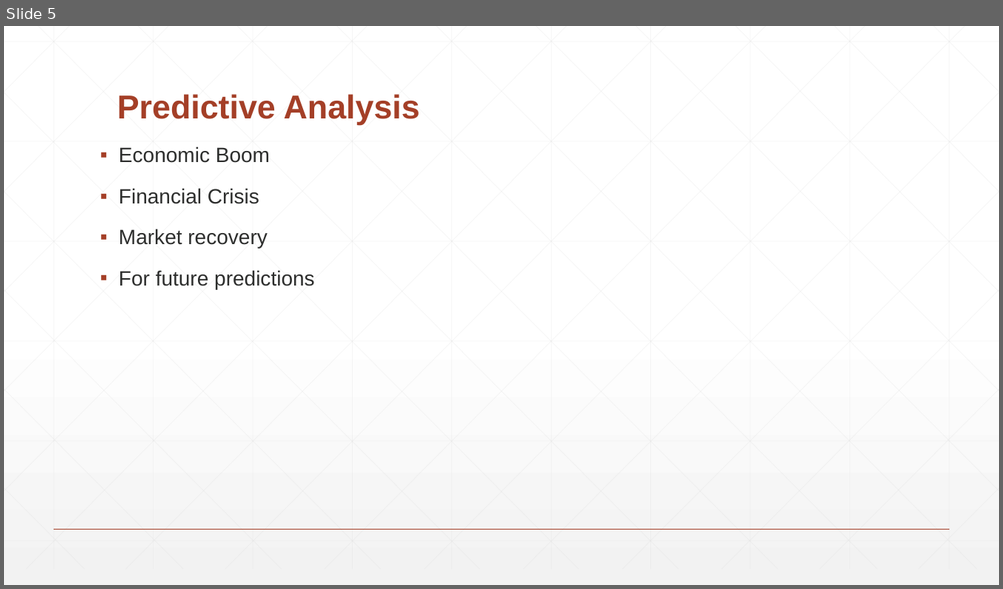
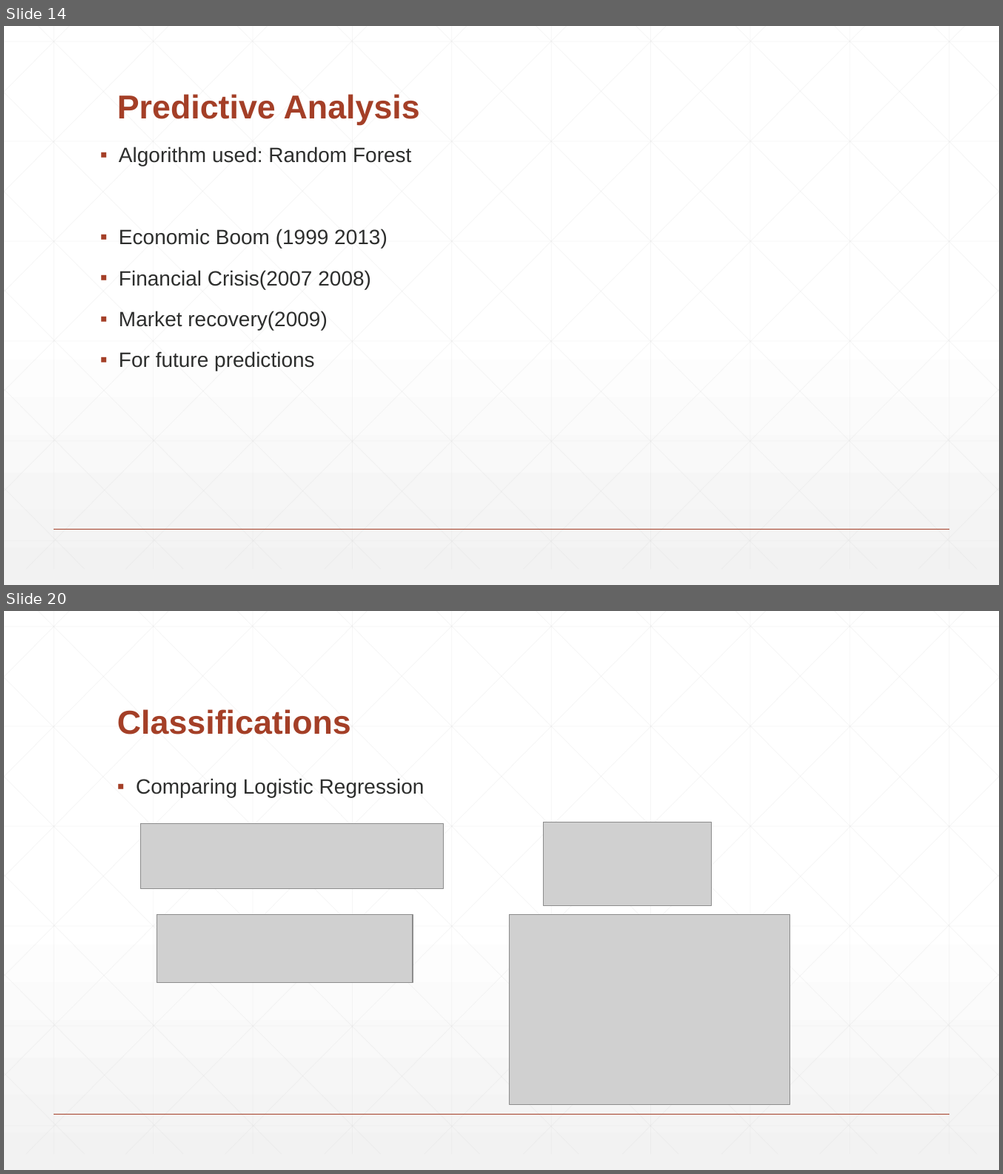
Before and after one commit to vishalsatam/PredictiveModellingOnFreddieMacLoans, a slide deck: Team1_Presentation.pptx. Shown one above the other, each under a label of ours: slide 5 before the commit, slides 14 and 20 after it; the slides between them are not shown. The pictures are 1003x589 and 1003x1174 pixels, drawn with LibreOffice and Linux fonts; fonts in the diff are those of the drawing; grey boxes stand for pictures. Boxes give left, top, right and bottom in pixels: in the first picture for what was removed or moved away, otherwise in the second. Text is boxed around its words. In the diff, an @@ line names an element or a change of style, - is before the commit and + after.

```diff
--- a/Team1_Presentation.pptx
+++ b/Team1_Presentation.pptx
@@ slide 20 added at [4,611,999,1170], background gradient #FFFFFF to #F2F2F2; not listed: 47 template elements that a slide beside it also shows @@
@@ title added at [117,709,351,735], 32 pt, text #A43F27, bold @@
+Classifications
@@ text added at [136,778,424,797], 20 pt, text #2D2E2D @@
+▪ Comparing Logistic Regression
@@ picture added at [141,823,444,889] @@
@@ picture added at [543,822,712,906] @@
@@ picture added at [157,914,413,983] @@
@@ picture added at [510,914,790,1105] @@
@@ what was slide 5 is now slide 14 @@
@@ slide 14 changed as well @@
@@ text at [119,147,411,330]: text changed @@
-▪ Economic Boom
-▪ Financial Crisis
-▪ Market recovery
+▪ Algorithm used: Random Forest
+▪ Economic Boom (1999 2013)
+▪ Financial Crisis(2007 2008)
+▪ Market recovery(2009)
```
Also in this commit, not shown: 3 other slides changed, 16 other slides added, 4 slides removed.
